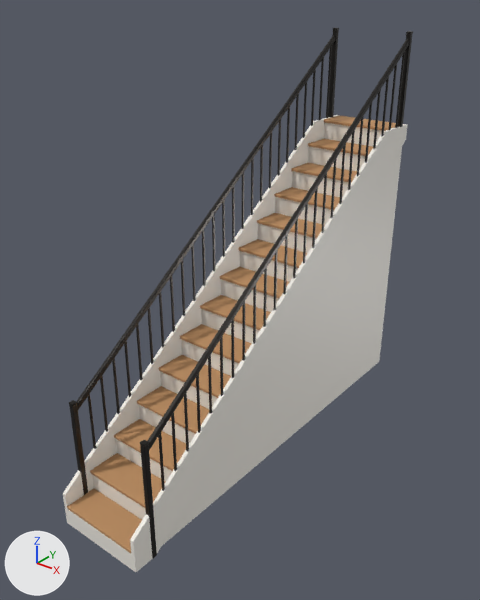
The glTF model web/public/assets/models/living/stairs.glb, before and after one commit.
Camera for both pictures: a camera (50 mm lens) standing at (3.37, -4.4, 4.14) and looking at (0.0, -0.19, 1.53). The lights are fixed; the arrows at lower left show +X, +Y and +Z. The first picture is the older version. Vertices at exactly the same position are counted once.

Objects in the first picture: 'stairs'.
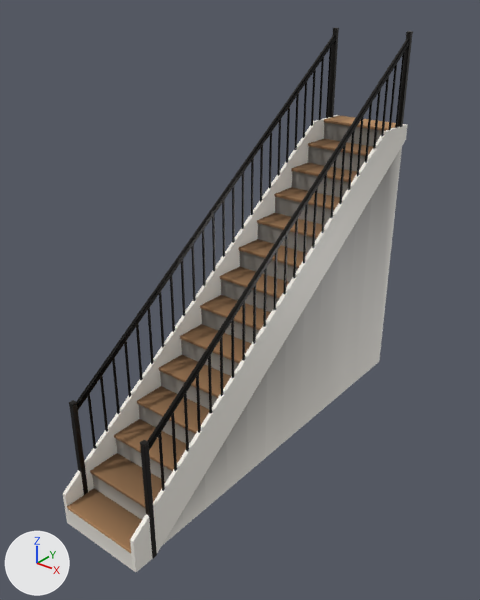
Patch to the scene script:
```diff
--- a/web/public/assets/models/living/stairs.glb.py
+++ b/web/public/assets/models/living/stairs.glb.py
@@ mat_risers @@
 n0 = _N.new('ShaderNodeBsdfPrincipled'); n0.name = 'Principled BSDF'
-n0.inputs[0].default_value = (0.863, 0.831, 0.768, 1.0)  # 'Base Color', white #efebe3
 n0.inputs[2].default_value = 0.42  # 'Roughness'
 n1 = _N.new('ShaderNodeOutputMaterial'); n1.name = 'Material Output'
+n2 = _N.new('ShaderNodeMix'); n2.name = 'Mix'
+n2.data_type = 'RGBA'
+n2.blend_type = 'MULTIPLY'
+n2.inputs[0].default_value = 1.0  # 'Factor'
+n2.inputs[7].default_value = (0.863, 0.831, 0.768, 1.0)  # 'B', white #efebe3
+n3 = _N.new('ShaderNodeVertexColor'); n3.name = 'Color Attribute'
 _L.new(n0.outputs[0], n1.inputs[0])  # 'BSDF' to 'Surface'
+_L.new(n2.outputs[2], n0.inputs[0])  # 'Result' to 'Base Color'
+_L.new(n3.outputs[0], n2.inputs[6])  # 'Color' to 'A'
@@ mat_treads @@
 n0 = _N.new('ShaderNodeBsdfPrincipled'); n0.name = 'Principled BSDF'
-n0.inputs[0].default_value = (0.485, 0.258, 0.112, 1.0)  # 'Base Color', orange #b98b5e
 n0.inputs[2].default_value = 0.8  # 'Roughness'
 n1 = _N.new('ShaderNodeOutputMaterial'); n1.name = 'Material Output'
+n2 = _N.new('ShaderNodeMix'); n2.name = 'Mix'
+n2.data_type = 'RGBA'
+n2.blend_type = 'MULTIPLY'
+n2.inputs[0].default_value = 1.0  # 'Factor'
+n2.inputs[7].default_value = (0.485, 0.258, 0.112, 1.0)  # 'B', orange #b98b5e
+n3 = _N.new('ShaderNodeVertexColor'); n3.name = 'Color Attribute'
 _L.new(n0.outputs[0], n1.inputs[0])  # 'BSDF' to 'Surface'
+_L.new(n2.outputs[2], n0.inputs[0])  # 'Result' to 'Base Color'
+_L.new(n3.outputs[0], n2.inputs[6])  # 'Color' to 'A'
@@ mat_railing @@
 n0 = _N.new('ShaderNodeBsdfPrincipled'); n0.name = 'Principled BSDF'
-n0.inputs[0].default_value = (0.0452, 0.0423, 0.0395, 1.0)  # 'Base Color', dark grey #3c3a38
 n0.inputs[1].default_value = 1.0  # 'Metallic'
@@ mat_railing @@
 n1 = _N.new('ShaderNodeOutputMaterial'); n1.name = 'Material Output'
+n2 = _N.new('ShaderNodeMix'); n2.name = 'Mix'
+n2.data_type = 'RGBA'
+n2.blend_type = 'MULTIPLY'
+n2.inputs[0].default_value = 1.0  # 'Factor'
+n2.inputs[7].default_value = (0.0452, 0.0423, 0.0395, 1.0)  # 'B', dark grey #3c3a38
+n3 = _N.new('ShaderNodeVertexColor'); n3.name = 'Color Attribute'
 _L.new(n0.outputs[0], n1.inputs[0])  # 'BSDF' to 'Surface'
+_L.new(n2.outputs[2], n0.inputs[0])  # 'Result' to 'Base Color'
+_L.new(n3.outputs[0], n2.inputs[6])  # 'Color' to 'A'
@@ me_stairs @@
 me_stairs.from_pydata(...)  # 1866 vertices, 3400 faces; spans x -0.43..0.43, y -2.0..2.0, z 0.0..3.68
 # used by ob_stairs; location = (0.0, 0.0, 0.0)
+# me_stairs part 1: vertex colours changed
 me_stairs.materials.append(mat_risers)
```

Where the change shows, as pixel boxes [x1, y1, x2, y2] in the pictures (480 x 600 px):
'stairs', recoloured (darker)
    both: [64, 35, 410, 557]
